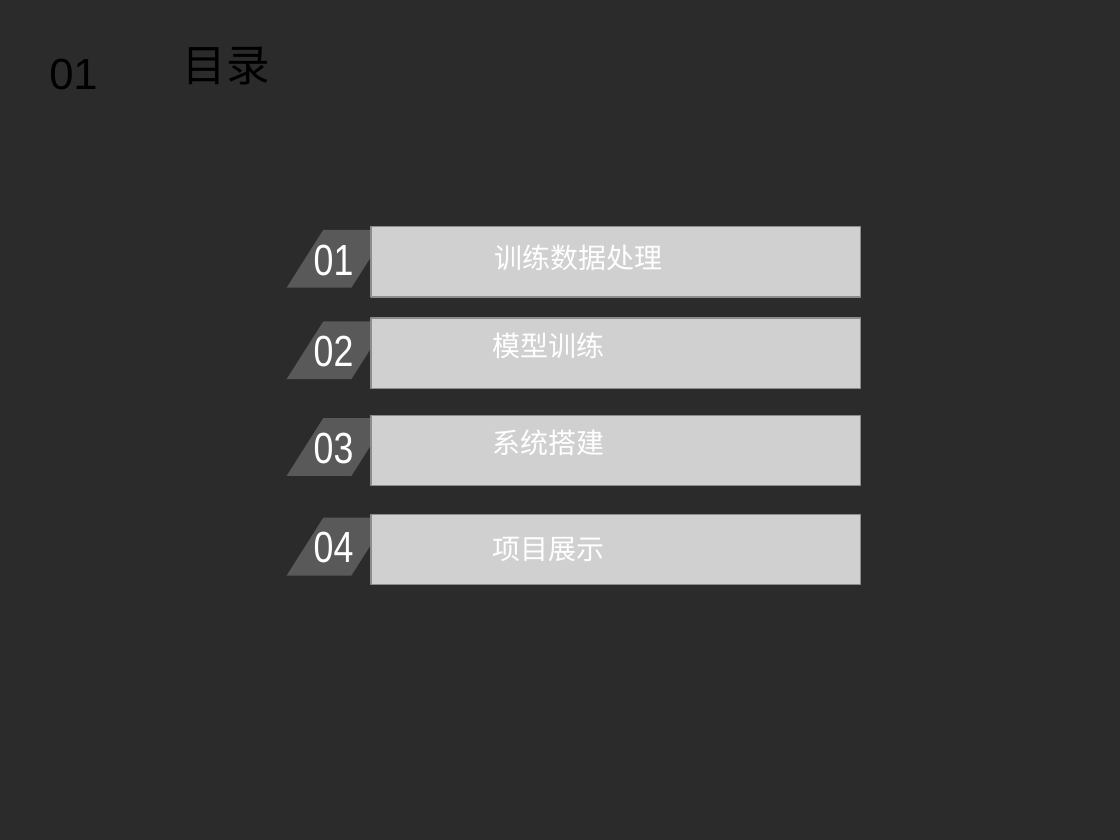
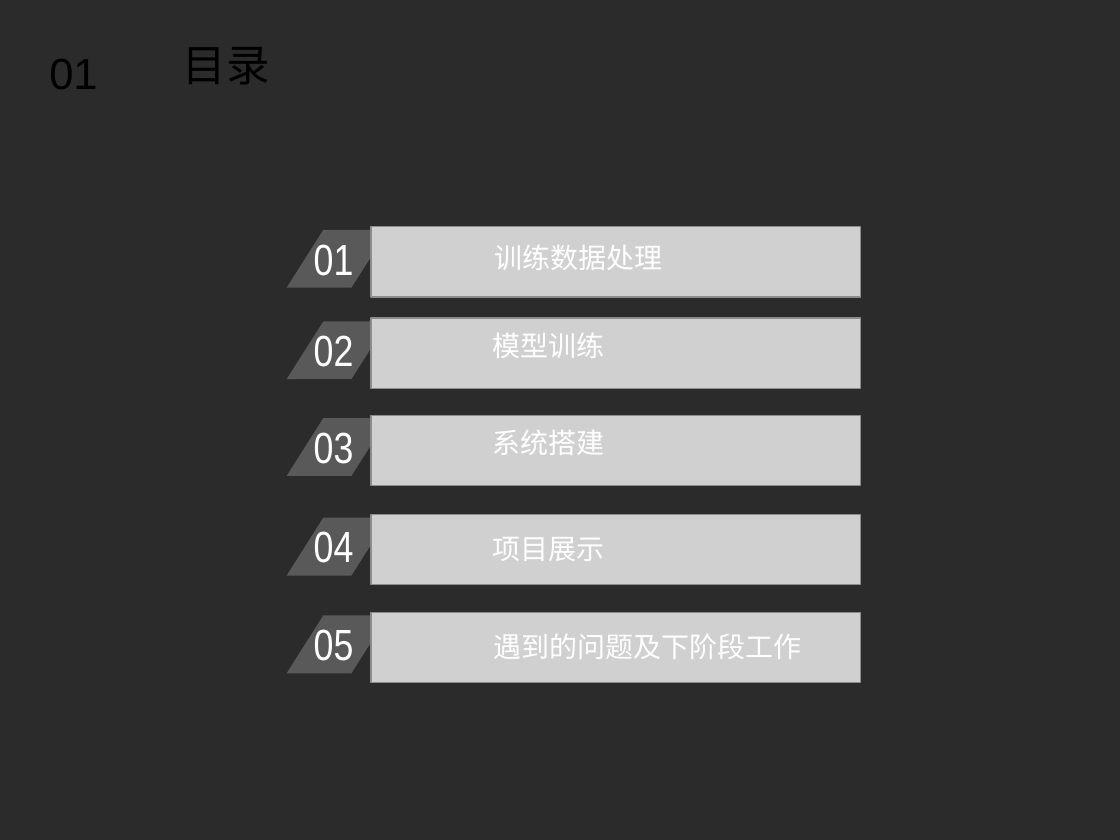
Before and after one commit to zhuyi55/img_caption, a slide deck: slide 2 of documents/report_2.ppt. Drawn at 1120x840 pixels with LibreOffice and Linux fonts; fonts in the diff are those of the drawing; grey boxes stand for pictures; background and template pictures are left out; a plain dark background stands for a picture behind light text. Boxes give left, top, right and bottom in pixels: in the first picture for what was removed or moved away, otherwise in the second. Text is boxed around its words. In the diff, an @@ line names an element or a change of style, - is before the commit and + after.

```diff
--- a/documents/report_2.ppt
+++ b/documents/report_2.ppt
@@ parallelogram added at (287,615,389,673), fill #595959 @@
@@ text added at (314,625,354,661), 28 pt, text #FFFFFF @@
+05
@@ picture added at (371,613,860,683) @@
@@ text added at (493,634,801,659), 18 pt, text #FFFFFF @@
+遇到的问题及下阶段工作
```
Also in this commit, not shown: 5 other slides changed, 2 slides added, 1 slide removed, 1 other file.
